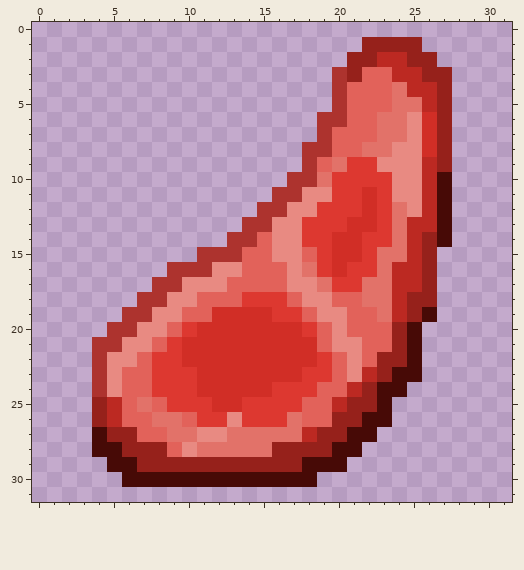
File history of a pixel-art sprite, textures/items/mutton_raw.png. The picture above is the old version.
The file is 32x32 pixels.
After the commit:
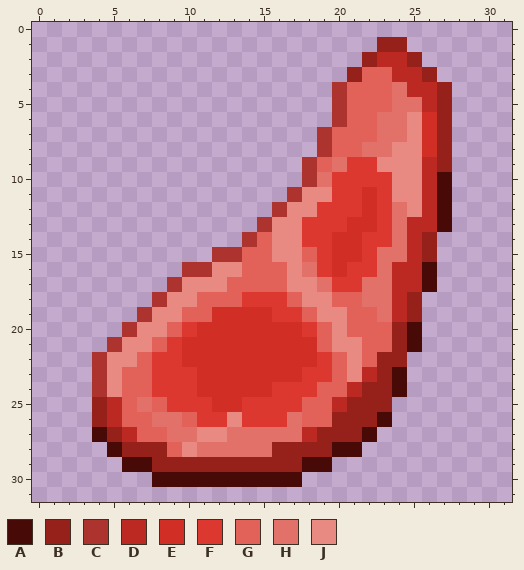
Palette (. is transparent): A #470a06  B #96211b  C #ad332e  D #bc2922  E #d12e26  F #dd3830  G #e2625a  H #e27269  J #e88a82
Commit: [#1638] - Authors: Evorp
From old to new:
y 1: x 22 B -> .; x 25 B -> .
y 2: x 21 B -> .; x 26 B -> .
y 3: x 20 C -> .; x 27 B -> .
y 6: x 19 C -> .
y 8: x 18 C -> .
y 10: x 17 C -> .
y 11: x 16 C -> .
y 12: x 15 C -> .
y 13: x 14 C -> .
y 14: x 13 C -> .; x 27 A -> .
y 15: x 11 C -> .
y 16: x 9 C -> .; x 26 B -> A
y 17: x 8 C -> .; x 26 B -> A
y 18: x 7 C -> .; x 26 B -> .
y 19: x 6 C -> .; x 26 A -> .
y 20: x 5 C -> .
y 21: x 4 C -> .
y 22..23: x 25 A -> .
y 24..25: x 23 A -> B
y 26: x 22 A -> B
y 27: x 6 B -> D; x 21 A -> B
y 28: x 4 A -> .
y 29: x 5 A -> .; x 7 B -> A; x 20 A -> .
y 30: x 6..7 AA -> ..; x 18 A -> .
Where, in picture pixels (left, top, right, bottom), the same in both pictures:
changed: (92, 37, 452, 487)
